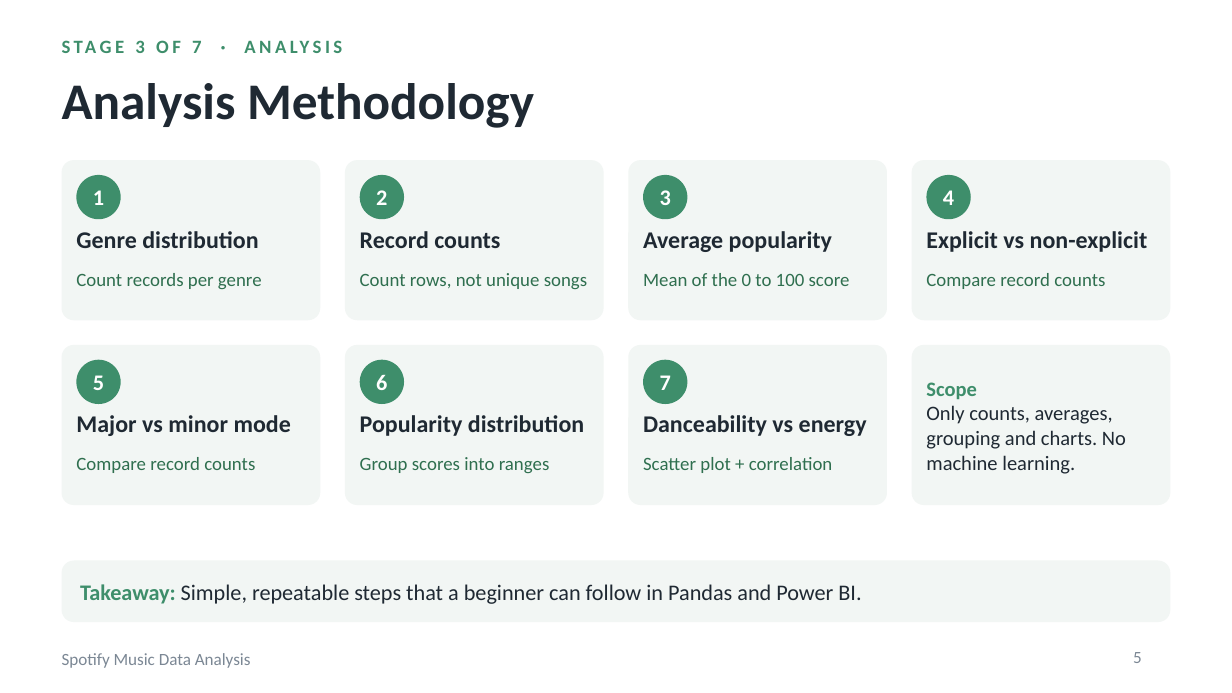
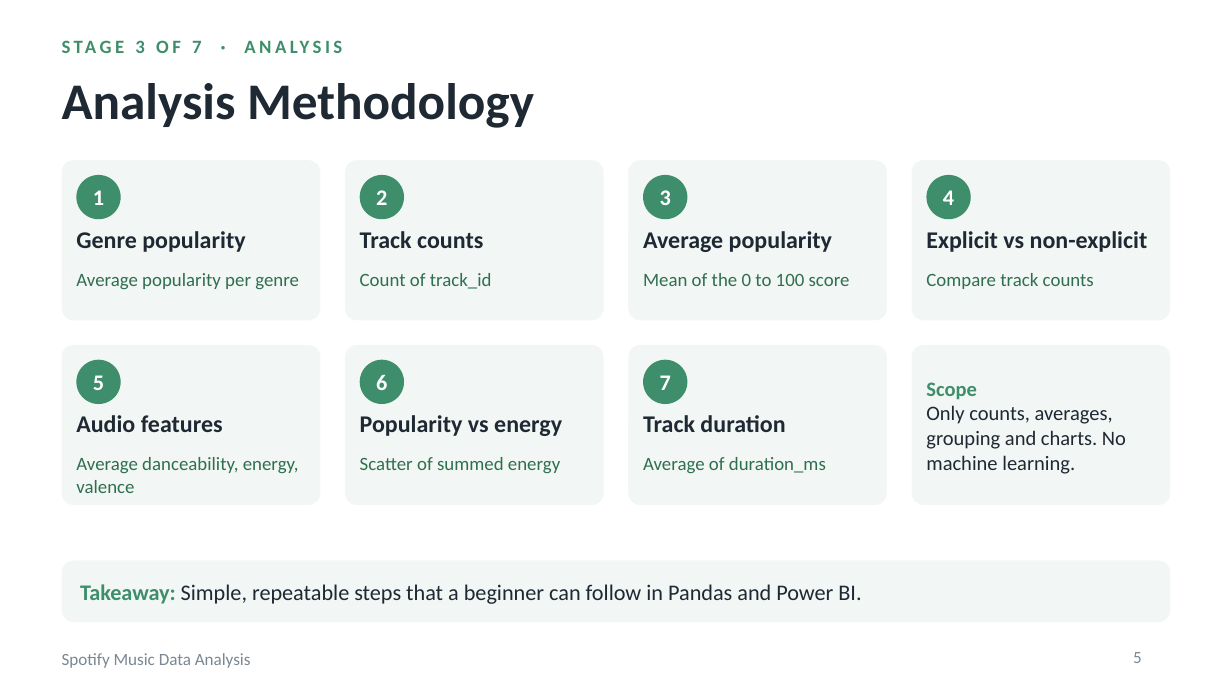
Before and after one commit to chaitrik-pathak/DAV_240840116101, a slide deck: slide 5 of Spotify_Music_Data_Analysis.pptx. Drawn at 1232x693 pixels with LibreOffice and Linux fonts; fonts in the diff are those of the drawing. Boxes give left, top, right and bottom in pixels: in the first picture for what was removed or moved away, otherwise in the second. Text is boxed around its words. In the diff, an @@ line names an element or a change of style, - is before the commit and + after.

```diff
--- a/Spotify_Music_Data_Analysis.pptx
+++ b/Spotify_Music_Data_Analysis.pptx
@@ text at <box>76,231,245,252</box>: text changed @@
-Genre distribution
+Genre popularity
@@ text at <box>360,231,483,248</box>: text changed @@
-Record counts
+Track counts
@@ text at <box>76,273,299,289</box>: text changed @@
-Count records per genre
+Average popularity per genre
@@ text at <box>360,273,492,289</box>: text changed @@
-Count rows, not unique songs
+Count of track_id
@@ text at <box>926,273,1094,289</box>: text changed @@
-Compare record counts
+Compare track counts
@@ text at <box>76,415,223,432</box>: text changed @@
-Major vs minor mode
+Audio features
@@ text at <box>360,415,562,436</box>: text changed @@
-Popularity distribution
+Popularity vs energy
@@ text at <box>643,415,785,432</box>: text changed @@
-Danceability vs energy
+Track duration
@@ text at <box>76,457,299,493</box>: text changed @@
-Compare record counts
+Average danceability, energy, valence
@@ text at <box>360,457,560,473</box>: text changed @@
-Group scores into ranges
+Scatter of summed energy
@@ text at <box>643,457,826,473</box>: text changed @@
-Scatter plot + correlation
+Average of duration_ms
```
Also in this commit, not shown: 13 other slides changed.
